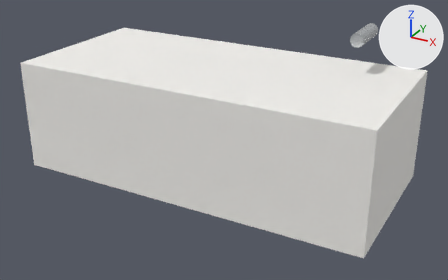
A saved change to the glTF model public/builder-assets/openlife/bathtub_basic.glb.
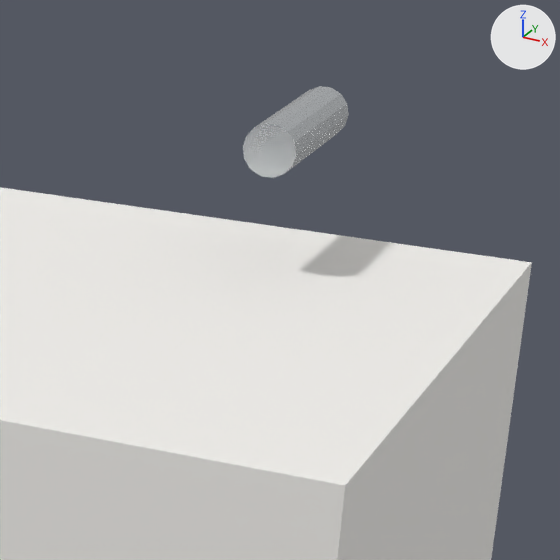
The first picture shows the older version from a camera (50 mm lens) standing at (1.266, -2.266, 1.34) and looking at (0.05, -0.055, 0.235). The close-ups show the older and then the newer version on the part from 64% to 97% of the width and 0% to 54% of the height of that picture. Only the edits that show in the close-ups are written down. Every picture has the same lights, and +X, +Y and +Z are marked at upper right.

Objects in the first close-up: 'p000', 'p002'.
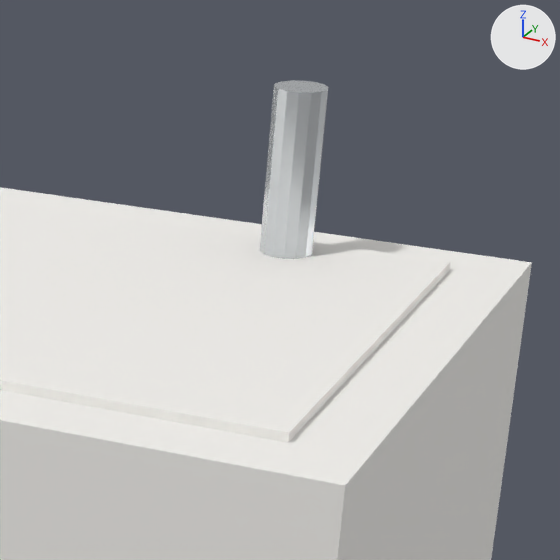
Where the change shows, as pixel boxes (x1, y1, x2, y2) in the close-ups (560 x 560 px):
'p001', moved (not visible before): after (0, 197, 450, 443)
'p002', moved, turned: before (243, 86, 349, 178); after (259, 80, 328, 259)

Patch to the scene script:
```diff
--- a/public/builder-assets/openlife/bathtub_basic.glb.py
+++ b/public/builder-assets/openlife/bathtub_basic.glb.py
@@ ob_p001 @@
 ob_p001 = bpy.data.objects.new('p001', me_geometry_1)
-ob_p001.location = (0.0, 0.0, 0.0)
+ob_p001.location = (0.0, 0.0, 0.05)
@@ ob_p002 @@
 ob_p002 = bpy.data.objects.new('p002', me_geometry_2)
-ob_p002.location = (0.0, 0.0, 0.0)
+ob_p002.location = (0.0, 0.95, 0.4)
+ob_p002.rotation_euler = (1.571, 0.0, 0.0)  # degrees (90, 0, 0)
```
